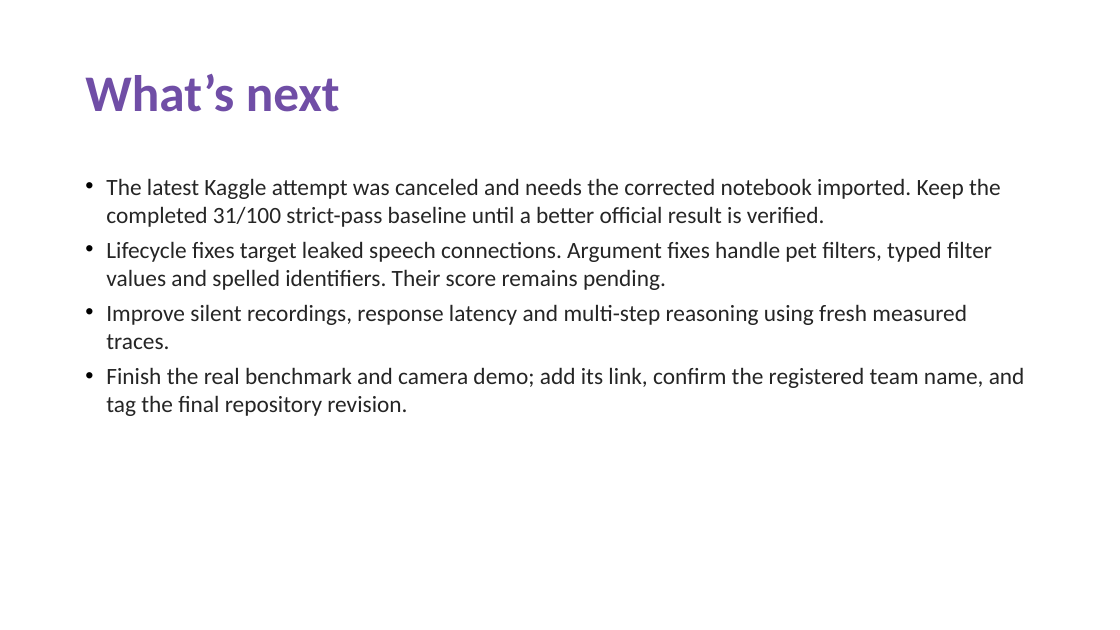
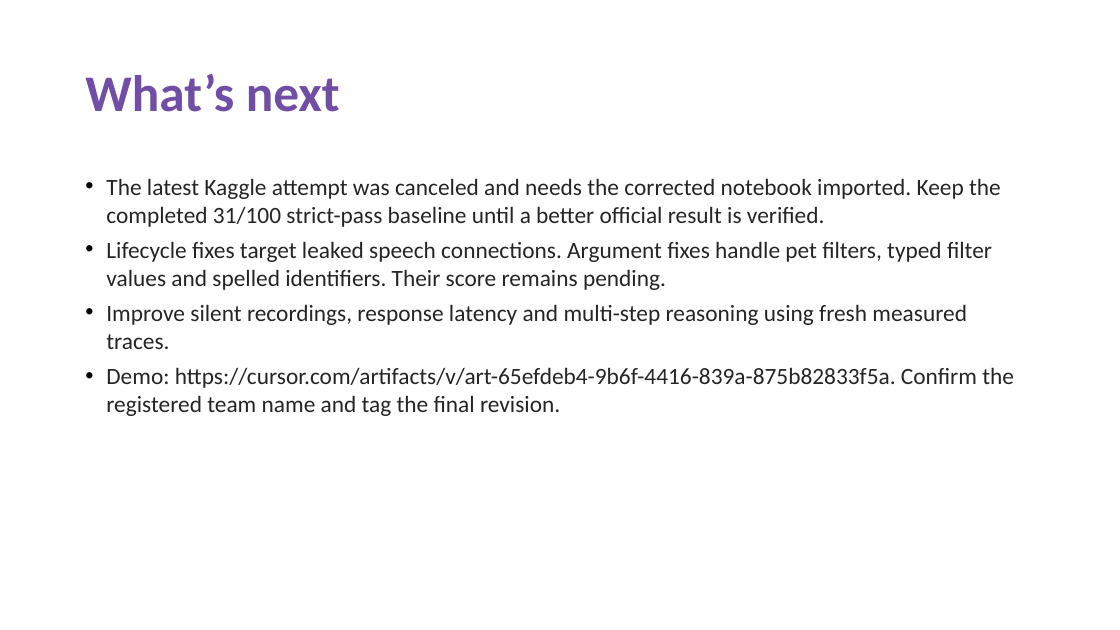
Before and after one commit to AdityaVKochar/Interra, a slide deck: slide 7 of docs/Interra_Theme05_submission.pptx. Drawn at 1120x630 pixels with LibreOffice and Linux fonts; fonts in the diff are those of the drawing. Boxes give left, top, right and bottom in pixels: in the first picture for what was removed or moved away, otherwise in the second. Text is boxed around its words. In the diff, an @@ line names an element or a change of style, - is before the commit and + after.

```diff
--- a/docs/Interra_Theme05_submission.pptx
+++ b/docs/Interra_Theme05_submission.pptx
@@ text at (x1=106, y1=367, x2=1014, y2=416): text changed @@
-• Finish the real benchmark and camera demo; add its link, confirm the registered team name, and tag the final repository revision.
+• Demo: https://cursor.com/artifacts/v/art-65efdeb4-9b6f-4416-839a-875b82833f5a. Confirm the registered team name and tag the final revision.
```
Also in this commit, not shown: 3 other slides changed, 4 other files.
